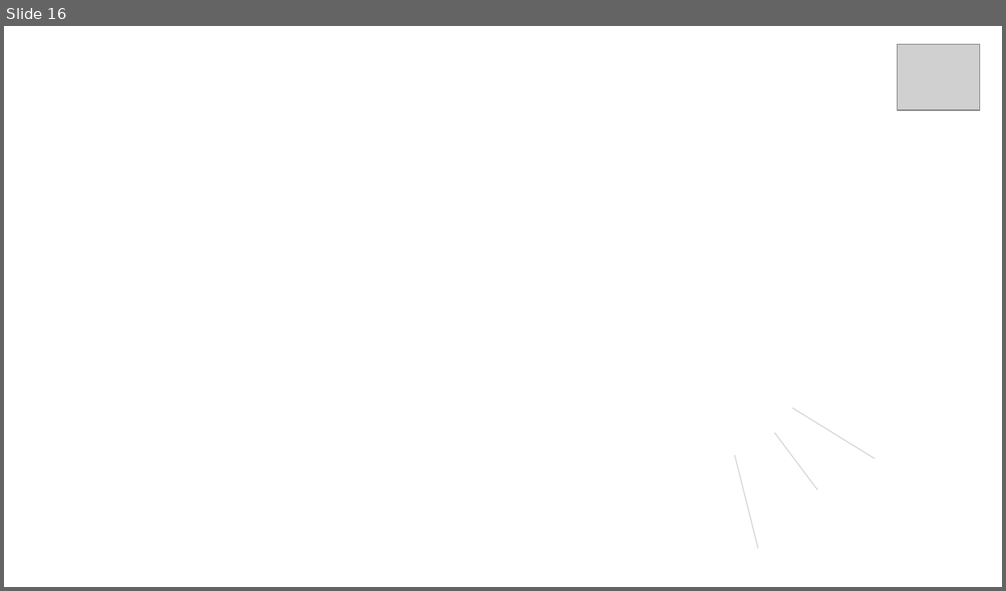
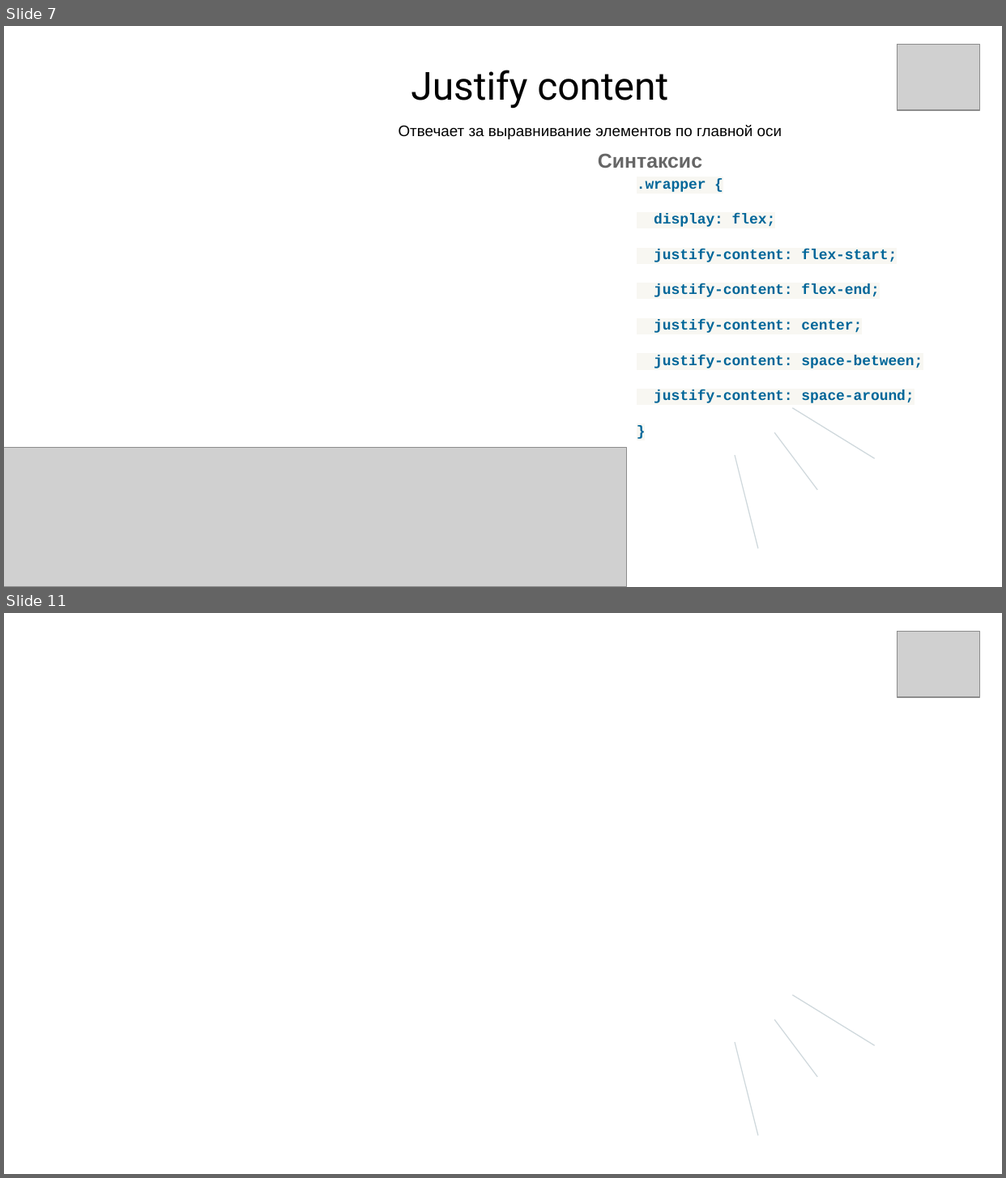
Before and after one commit to mhasilau/wb9, a slide deck: WEB - технологии.pptx. Shown one above the other, each under a label of ours: slide 16 before the commit, slides 7 and 11 after it; the slides between them are not shown. The pictures are 1006x591 and 1006x1178 pixels, drawn with LibreOffice and Linux fonts; fonts in the diff are those of the drawing; grey boxes stand for pictures; background and template pictures are left out. Boxes give left, top, right and bottom in pixels: in the first picture for what was removed or moved away, otherwise in the second. Text is boxed around its words. In the diff, an @@ line names an element or a change of style, - is before the commit and + after.

```diff
--- a/WEB - технологии.pptx
+++ b/WEB - технологии.pptx
@@ slide 7 added at box(4, 26, 1002, 587), background picture (left out) @@
@@ picture added at box(897, 44, 980, 109) @@
@@ text added at box(411, 70, 668, 109), 28 pt, text #000000 @@
+Justify content
@@ text added at box(398, 125, 782, 139), 11 pt, text #000000 @@
+Отвечает за выравнивание элементов по главной оси
@@ text added at box(598, 153, 923, 403), 10.5 pt, text #006699, bold @@
+Синтаксис
+.wrapper {
+display: flex;
+justify-content: flex-start;
+justify-content: flex-end;
+justify-content: center;
+justify-content: space-between;
+justify-content: space-around;
+}
@@ freeform shape added at box(792, 408, 874, 459), outline #CFD8DC 0.75 pt @@
@@ freeform shape added at box(774, 433, 817, 490), outline #CFD8DC 0.75 pt @@
@@ picture added at box(4, 448, 627, 587) @@
@@ freeform shape added at box(735, 455, 757, 549), outline #CFD8DC 0.75 pt @@
@@ what was slide 16 is now slide 11 @@
```
Also in this commit, not shown: 2 slides changed, 7 other slides added, 13 slides removed.
